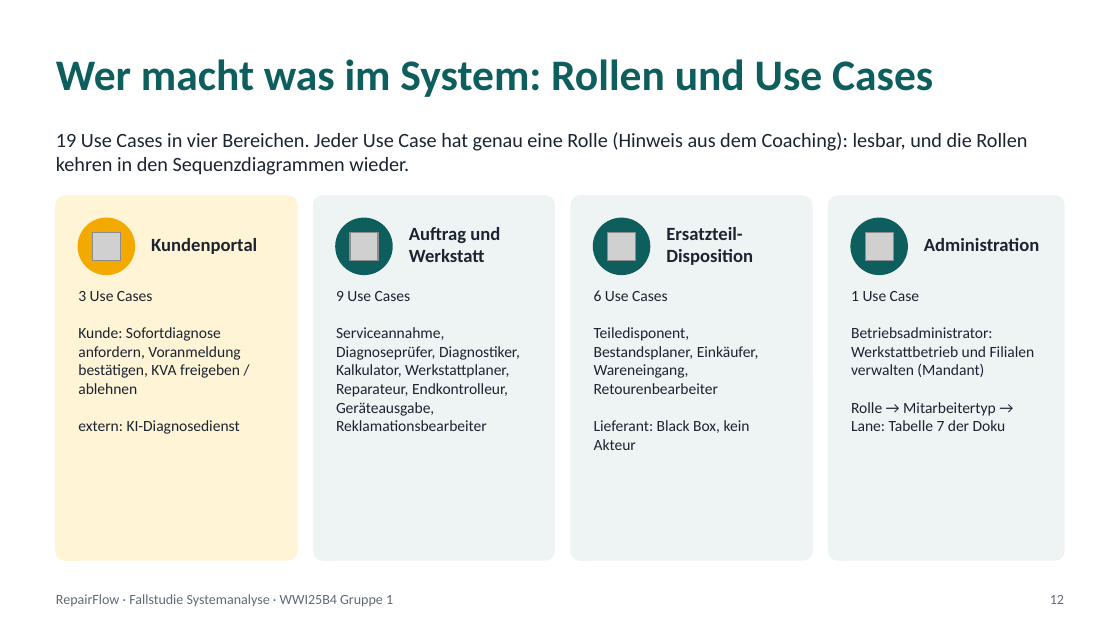
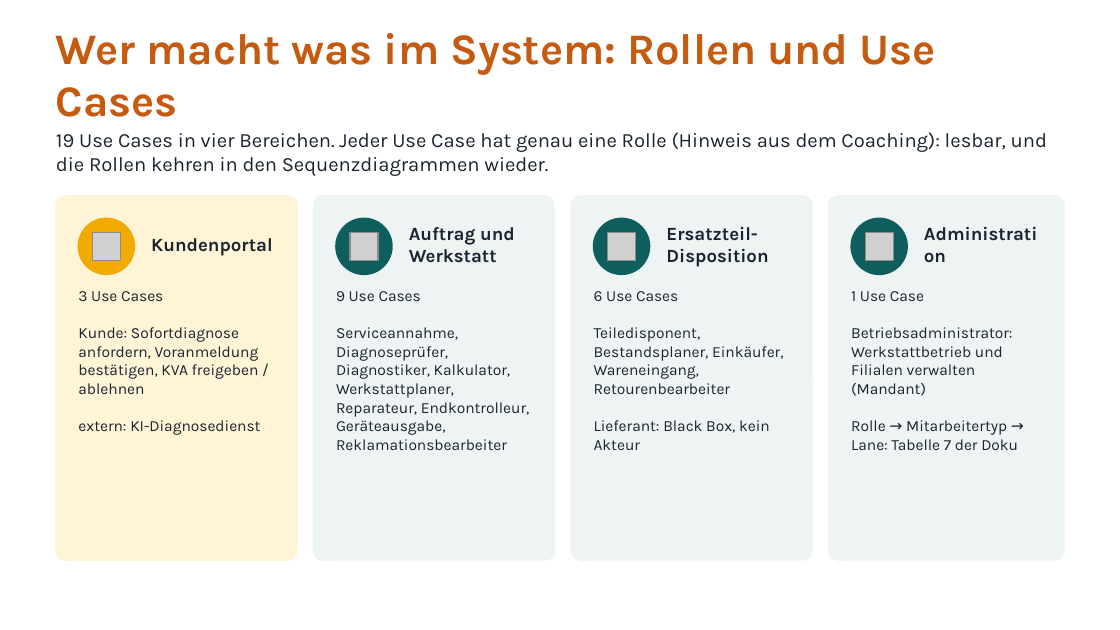
Before and after one commit to jakobschwan123-cmd/casestudy-semester-3, a slide deck: slide 12 of 4_praesentation/Abschlusspraesentation.pptx. Drawn at 1120x630 pixels with LibreOffice and Linux fonts; fonts in the diff are those of the drawing; grey boxes stand for pictures. Boxes give left, top, right and bottom in pixels: in the first picture for what was removed or moved away, otherwise in the second. Text is boxed around its words. In the diff, an @@ line names an element or a change of style, - is before the commit and + after.

```diff
--- a/4_praesentation/Abschlusspraesentation.pptx
+++ b/4_praesentation/Abschlusspraesentation.pptx
@@ text "Wer macht was im System: ..." at [56, 33, 936, 117]: font Calibri to Karla, text colour #0E5E5E to #C55A11 @@
@@ font Calibri to Karla in 9 elements at [56, 132, 1047, 176], [151, 238, 273, 256], [78, 291, 260, 435], [409, 227, 515, 263], [336, 291, 530, 450], [666, 227, 768, 267], [594, 291, 783, 450], [924, 216, 1047, 272], [851, 291, 1018, 450] @@
@@ text removed at [56, 594, 393, 607] @@
-RepairFlow · Fallstudie Systemanalyse · WWI25B4 Gruppe 1
@@ text removed at [1050, 595, 1064, 604] @@
-12
```
Also in this commit, not shown: 16 other slides changed, 1 slide added, 1 slide removed.
